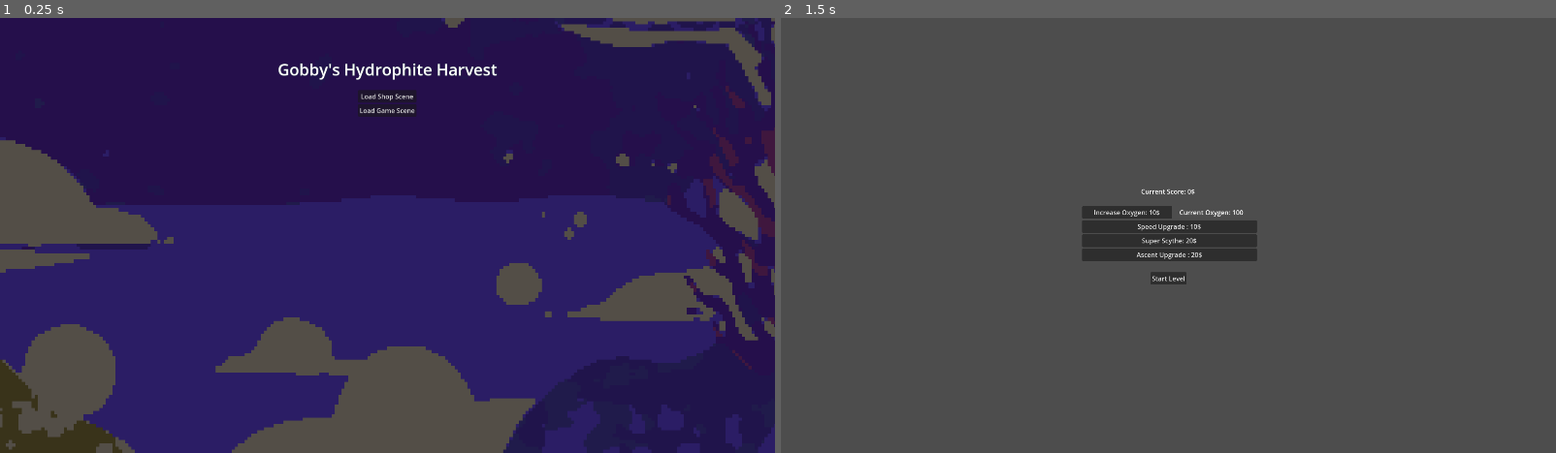
Above: before the commit, frames 1-2 (left to right).
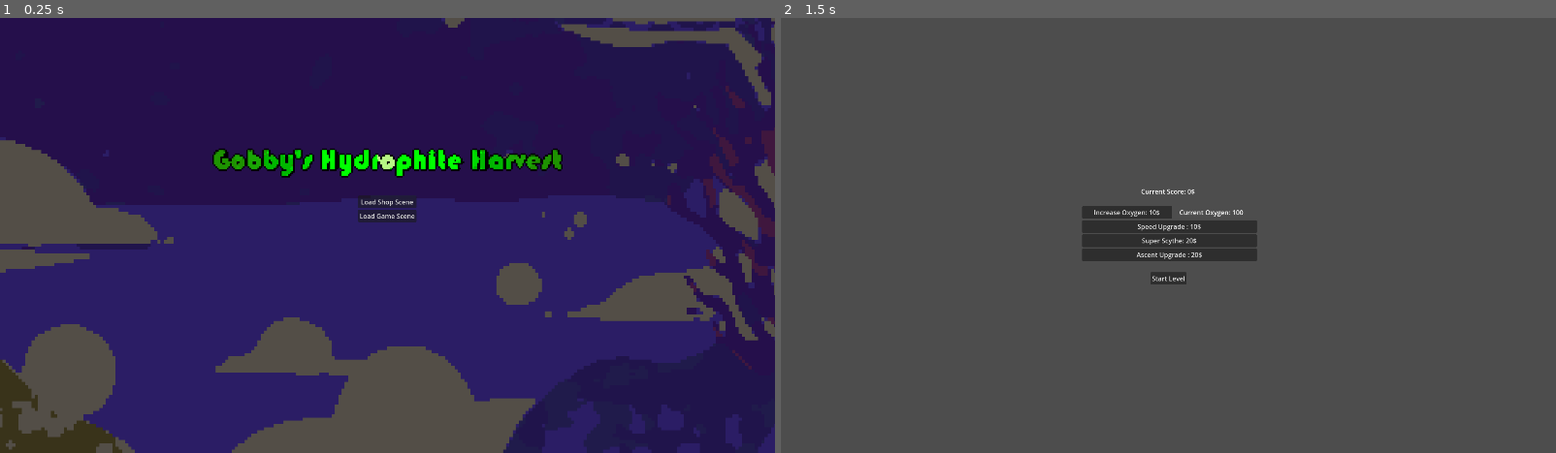
Above: after the commit, the same moments.

Repository: DSurguy/spring-2024-2d-jam
Game: Godot game, scene res://scenes/MainScene/MainScene.tscn
The game is run twice, just before and just after one commit, with the same random seed, the same clock (stepped at 60 frames per second) and the same inputs. Sound files missing from this copy of the repository are replaced by a short silence.
Inputs (mouse positions are in pixels of both pictures, inside the frame that each line leads up to):
- Up to frame 1 (0.25 s): no input
- Up to frame 2 (1.5 s): tap Enter (ui_accept) at 0.5, 0.77 s; move the mouse to (1339, 213) at 0.52 s; hold D (move_right) 0.53-1.25 s; tap Down (aim_down) at 0.6 s; click "Load Shop Scene" at 1.25 s

The runs differ from the first frame. In frame 1, 2.9% of the frame differs, in the area x 27-73%, y 10-47%; in frame 2, nothing differs.

Commit message:
title card update

Diff:
--- a/scenes/MainMenu/MainMenu.tscn
+++ b/scenes/MainMenu/MainMenu.tscn
@@ -1,7 +1,8 @@
-[gd_scene load_steps=4 format=3 uid="uid://dfwtjv78bol0l"]
+[gd_scene load_steps=5 format=3 uid="uid://dfwtjv78bol0l"]
 
 [ext_resource type="Script" path="res://scenes/MainMenu/MainMenu.gd" id="1_37hwn"]
 [ext_resource type="PackedScene" uid="uid://bfvxikfk86o28" path="res://scenes/GameScene/parallax_background.tscn" id="2_etga2"]
+[ext_resource type="Texture2D" uid="uid://dayh7f6ul4dav" path="res://assets/sprites/title_text.png" id="2_pglqr"]
 [ext_resource type="PackedScene" uid="uid://pcy4tjpv8m4f" path="res://scenes/particles/BubbleUpEmitter.tscn" id="3_pqpui"]
 
 [node name="MainMenu" type="Node2D"]
@@ -10,11 +11,17 @@
 [node name="CanvasLayer" type="CanvasLayer" parent="."]
 follow_viewport_enabled = true
 
+[node name="Sprite2D" type="Sprite2D" parent="CanvasLayer"]
+position = Vector2(960, 360)
+texture = ExtResource("2_pglqr")
+
 [node name="MainMenu" type="Control" parent="CanvasLayer"]
 layout_mode = 3
 anchors_preset = 15
 anchor_right = 1.0
 anchor_bottom = 1.0
+offset_top = 341.0
+offset_bottom = 341.0
 grow_horizontal = 2
 grow_vertical = 2
 
@@ -29,6 +36,7 @@
 grow_vertical = 2
 
 [node name="MarginContainer" type="MarginContainer" parent="CanvasLayer/MainMenu/VBoxContainer"]
+visible = false
 layout_mode = 2
 theme_override_constants/margin_bottom = 20
 
Binary file added: assets/sprites/title_text.png
Not shown, added: assets/sprites/title_text.png.import
